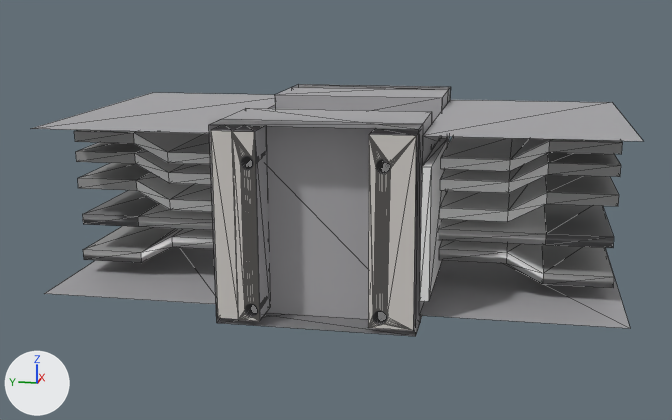
The glTF model HightBusWay.glb as it was, and as the next commit left it.
Camera for both pictures: a camera (50 mm lens) standing at (-5.62, -0.93, 1.38) and looking at (-0.05, 0.18, -0.01). Every picture has the same lights, and +X, +Y and +Z are marked at lower left. Mesh edges are drawn as thin lines. Where no turn or scale is listed for an object, it has been applied to the vertices. Vertices at the same position are counted once.
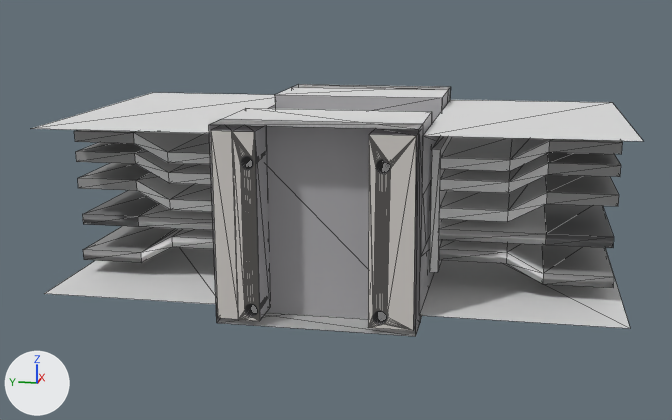
Location of each change, [x1, y1, x2, y2] in pixels of the pictures (672 x 420 px):
'Cube.021', moved
    before: [419, 138, 447, 301]
    after: [429, 136, 453, 272]
part 1 of me_cube, recoloured (grey to white)
    both: [210, 84, 450, 336]
part 2 of me_cube_001, recoloured (grey to white)
    both: [31, 93, 275, 304]
part 3 of me_cube_022, recoloured (grey to white)
    both: [420, 100, 643, 328]

Edits to the bpy script that builds the scene:
```text
Add mat_material_013:
    mat_material_013 = principled_material('Material.013')
    mat_material_013.base_color = (0.799, 0.799, 0.799)  # white #e7e7e7
Add mat_material_015:
    mat_material_015 = principled_material('Material.015')
    mat_material_015.base_color = (0.8, 0.8, 0.8)  # white #e7e7e7
Add mat_material_014:
    mat_material_014 = principled_material('Material.014')
    mat_material_014.base_color = (0.799, 0.799, 0.799)  # white #e7e7e7
Change me_cube:
    where me_cube.from_pydata(...)  # 660 vertices, 1328 faces; spans x -1.01..1.01, y -0.55..0.55, z -0.55..0.55
    used by ob_cube; location = (0.0, 0.115, 0.109)
    me_cube part 1: 20 faces spanning x -1.0..1.0, y -0.55..0.55, z -0.55..0.55 switch from mat_material (grey #abaaad) to mat_material_014 (white #e7e7e7)
Change me_cube_001:
    where me_cube_001.from_pydata(...)  # 12 vertices, 8 faces; spans x -0.88..0.88, y -0.55..0.55, z -0.49..0.49
    used by ob_cube_001; location = (0.0, 1.209, 0.102)
    me_cube_001 part 2: 4 faces spanning x -0.88..0.88, y -0.55..0.55, z -0.49..0.49 switch from mat_material_001 (grey #abaaad) to mat_material_015 (white #e7e7e7)
Change me_cube_022:
    where me_cube_022.from_pydata(...)  # 12 vertices, 8 faces; spans x -0.89..0.89, y -0.55..0.55, z -0.5..0.5
    used by ob_cube_015; location = (-0.011, -0.985, 0.119)
    me_cube_022 part 3: 4 faces spanning x -0.89..0.89, y -0.55..0.55, z -0.5..0.5 switch from mat_material_001 (grey #abaaad) to mat_material_013 (white #e7e7e7)
Change ob_cube_021:
    ob_cube_021.location: (-0.525, -0.478, 0.116) -> (-0.02, -0.478, 0.116)
```
